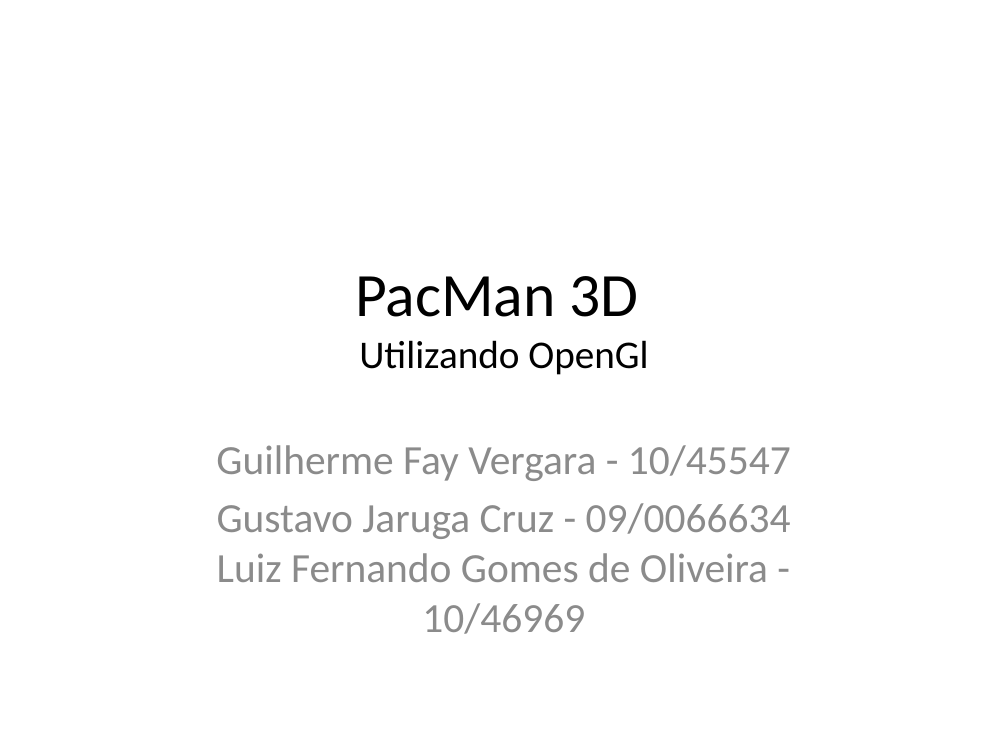
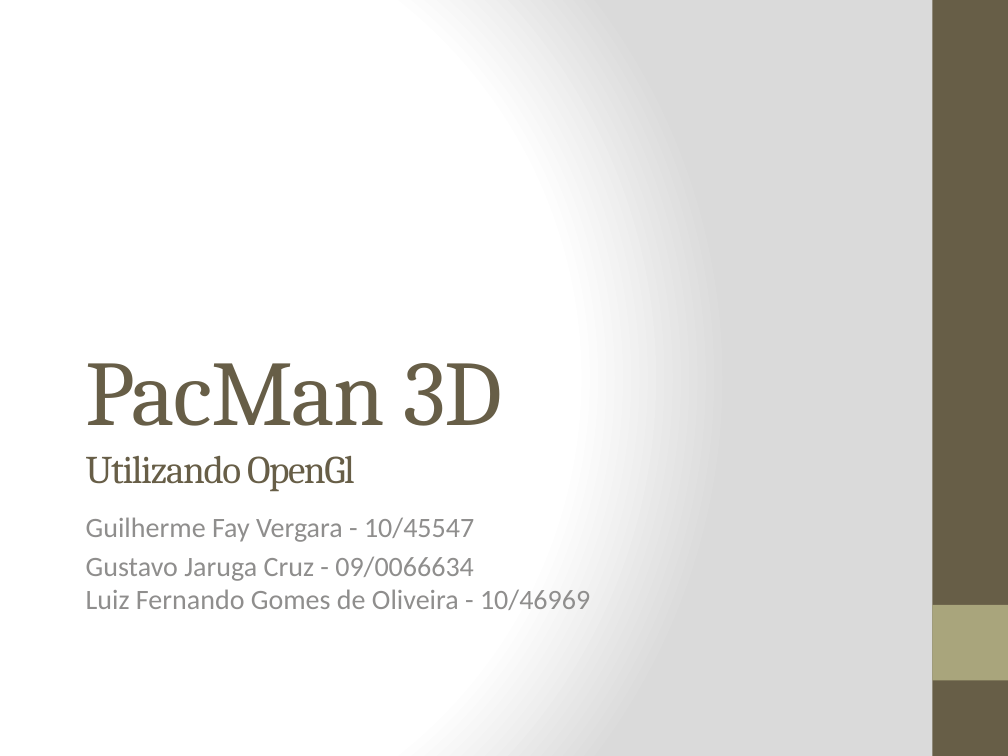
Before and after one commit to Ziul/glmaze, a slide deck: slide 1 of Apresentação/PacMan 3D.pptx. Drawn at 1008x756 pixels with LibreOffice and Linux fonts; fonts in the diff are those of the drawing. Boxes give left, top, right and bottom in pixels: in the first picture for what was removed or moved away, otherwise in the second. Text is boxed around its words. In the diff, an @@ line names an element or a change of style, - is before the commit and + after.

```diff
--- a/Apresentação/PacMan 3D.pptx
+++ b/Apresentação/PacMan 3D.pptx
@@ background #FFFFFF to gradient #FFFFFF to #DADADA @@
@@ rectangle added at [932, 0, 1008, 756], fill #675E47 @@
@@ title "PacMan 3D Utilizando OpenGl": place and size @@
-title "PacMan 3D Utilizando OpenGl" at [355, 276, 648, 375]
+title "PacMan 3D Utilizando OpenGl" at [86, 363, 502, 492]
@@ title "PacMan 3D Utilizando OpenGl" at [86, 363, 502, 492]: size 44 to 66 pt in "PacMan 3D"; font Calibri to Cambria, text colour #000000 to #675E47, letter spacing 0 to -1 pt; alignment centre to left; vertical alignment middle to bottom @@
@@ subtitle "Guilherme Fay Vergara - 10/45547": place and size @@
-subtitle "Guilherme Fay Vergara - 10/45547" at [216, 445, 791, 634]
+subtitle "Guilherme Fay Vergara - 10/45547" at [86, 517, 590, 610]
@@ subtitle "Guilherme Fay Vergara - 10/45547" at [86, 517, 590, 610]: size 29.6 to 20 pt, text colour #8C8C8C to #8F8F8D; alignment centre to left; less space between paragraphs @@
@@ rectangle added at [932, 605, 1008, 680], fill #A9A57C @@
```
Also in this commit, not shown: 12 other slides changed, 1 slide added, 1 slide removed.
